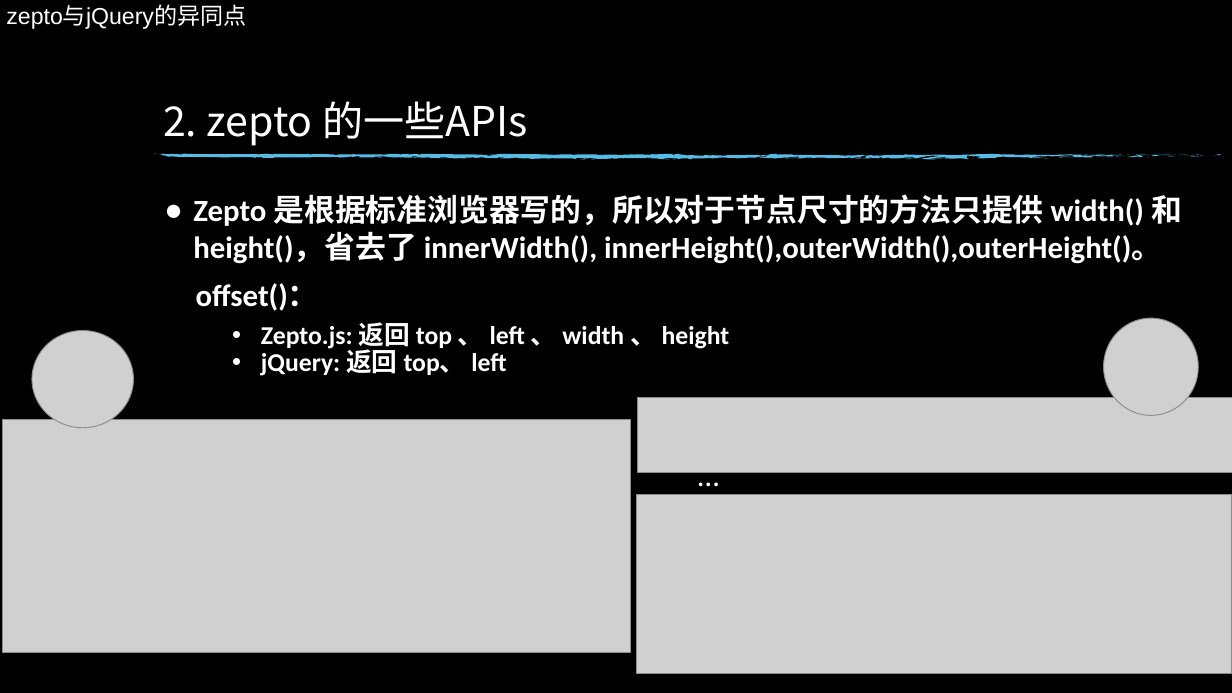
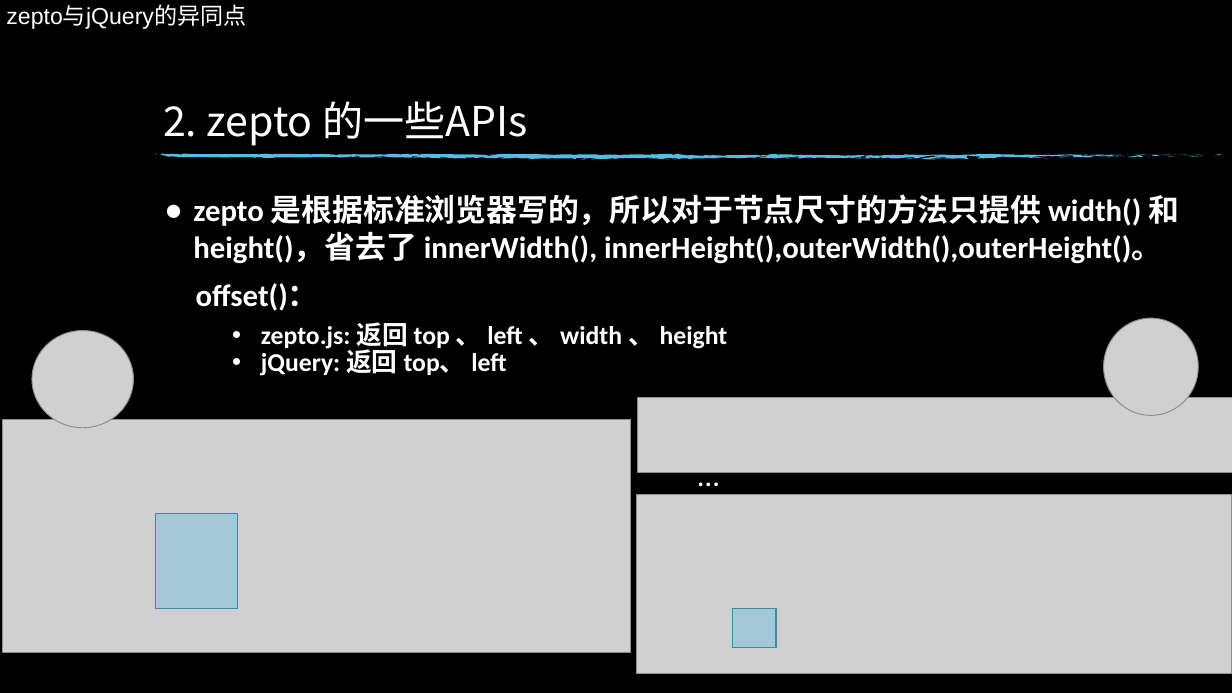
Before and after one commit to xiaotianxia/entern, a slide deck: slide 7 of dz-talk0904.pptx. Drawn at 1232x693 pixels with LibreOffice and Linux fonts; fonts in the diff are those of the drawing; grey boxes stand for pictures; background and template pictures are left out. Boxes give left, top, right and bottom in pixels: in the first picture for what was removed or moved away, otherwise in the second. Text is boxed around its words. In the diff, an @@ line names an element or a change of style, - is before the commit and + after.

Commit message:
mod

```diff
--- a/dz-talk0904.pptx
+++ b/dz-talk0904.pptx
@@ text at (x1=193, y1=194, x2=1179, y2=264): text changed @@
-● Zepto 是根据标准浏览器写的，所以对于节点尺寸的方法只提供 width() 和 height()，省去了 innerWidth(), innerHeight(),outerWidth(),outerHeight()。
+● zepto 是根据标准浏览器写的，所以对于节点尺寸的方法只提供 width() 和 height()，省去了 innerWidth(), innerHeight(),outerWidth(),outerHeight()。
@@ text at (x1=261, y1=322, x2=728, y2=350): text changed @@
-• Zepto.js: 返回 top 、 left 、 width 、 height
+• zepto.js: 返回 top 、 left 、 width 、 height
@@ rectangle added at (x1=155, y1=514, x2=238, y2=608), fill #57BCE5 at 37% opacity, outline #408BA9 1 pt @@
@@ rectangle added at (x1=733, y1=608, x2=776, y2=648), fill #57BCE5 at 37% opacity, outline #408BA9 1 pt @@
```
Also in this commit, not shown: 7 other slides changed.
